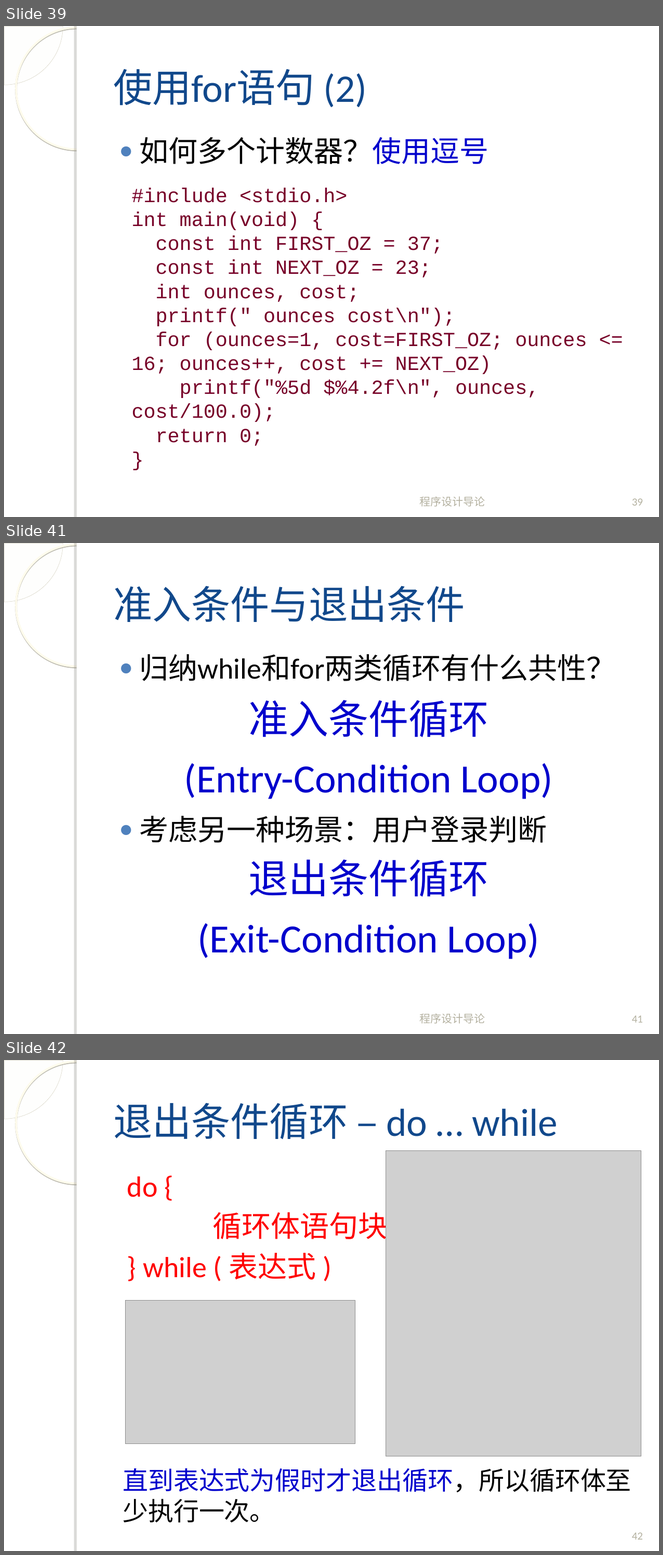
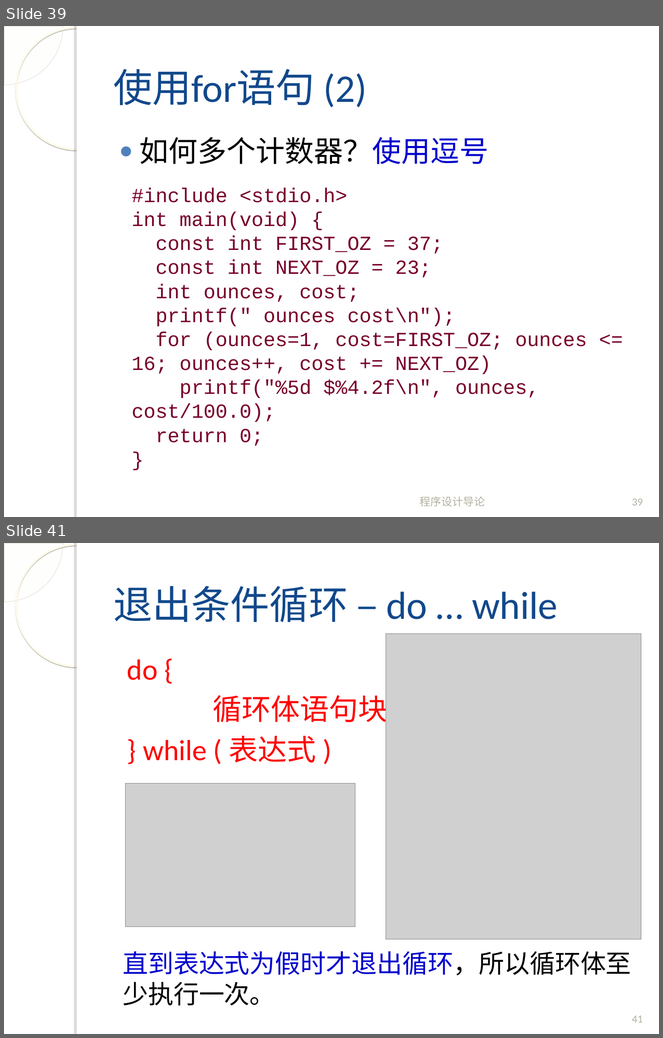
Before and after one commit to fanju1984/introduction-to-programming, a slide deck: introduction-to-programming/slides/2017/04-Control-Statement-2.ppt. Shown one above the other, each under a label of ours: slides 39, 41 and 42 before the commit, slides 39 and 41 after it; the slides between them are not shown. The pictures are 663x1555 and 663x1038 pixels, drawn with LibreOffice and Linux fonts; fonts in the diff are those of the drawing; grey boxes stand for pictures; background and template pictures are left out. Boxes give left, top, right and bottom in pixels: in the first picture for what was removed or moved away, otherwise in the second. Text is boxed around its words. In the diff, an @@ line names an element or a change of style, - is before the commit and + after.

```diff
--- a/introduction-to-programming/slides/2017/04-Control-Statement-2.ppt
+++ b/introduction-to-programming/slides/2017/04-Control-Statement-2.ppt
@@ slide 41 removed at <box>4,543,659,1034</box>, background picture (left out); not listed: 4 template elements that a slide beside it also shows @@
@@ title removed at <box>113,586,465,622</box> @@
-准入条件与退出条件
@@ text removed at <box>139,654,616,843</box> @@
-● 归纳while和for两类循环有什么共性？
-● 考虑另一种场景：用户登录判断
@@ text removed at <box>184,700,553,799</box> @@
-准入条件循环
-(Entry-Condition Loop)
@@ text removed at <box>198,860,540,960</box> @@
-退出条件循环
-(Exit-Condition Loop)
@@ text removed at <box>420,1014,486,1024</box> @@
-程序设计导论
@@ page number removed at <box>632,1016,643,1023</box> @@
-41
@@ what was slide 42 is now slide 41 @@
@@ page number at <box>632,1016,643,1023</box>: text changed @@
-42
+41
```
Also in this commit, not shown: 5 slides changed, 9 slides added, 3 other slides removed, 1 other file.
